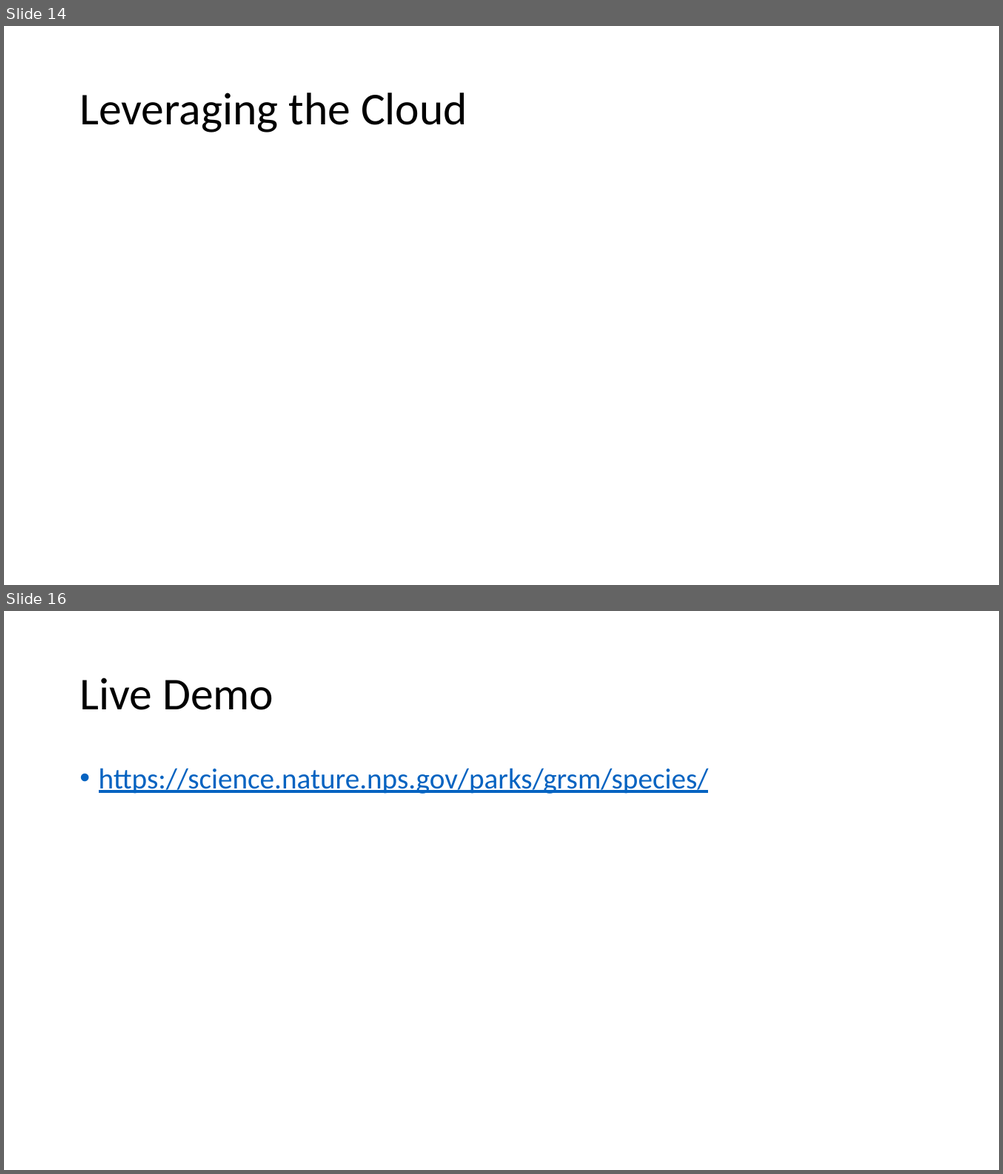
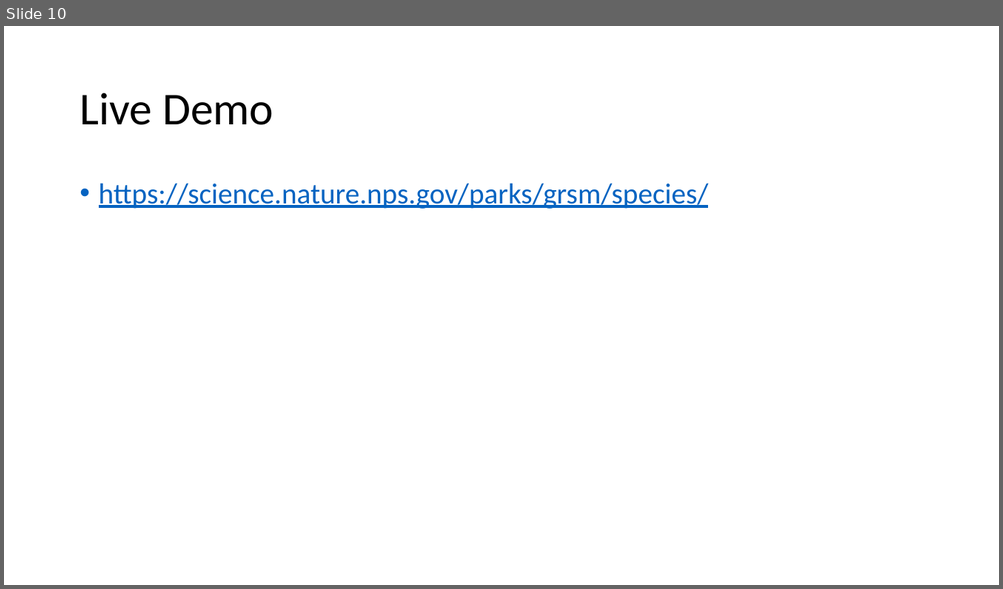
Before and after one commit to lonnieljyu/npmap-species, a slide deck: presentation/species_mapper_presentation.pptx. Shown one above the other, each under a label of ours: slides 14 and 16 before the commit, slide 10 after it; the slides between them are not shown. The pictures are 1003x1174 and 1003x589 pixels, drawn with LibreOffice and Linux fonts; fonts in the diff are those of the drawing. Boxes give left, top, right and bottom in pixels: in the first picture for what was removed or moved away, otherwise in the second. Text is boxed around its words. In the diff, an @@ line names an element or a change of style, - is before the commit and + after.

```diff
--- a/presentation/species_mapper_presentation.pptx
+++ b/presentation/species_mapper_presentation.pptx
@@ slide 14 removed at box(4, 26, 999, 585), background #FFFFFF @@
@@ title removed at box(79, 93, 467, 133) @@
-Leveraging the Cloud
@@ what was slide 16 is now slide 10 @@
```
Also in this commit, not shown: 5 slides changed, 4 slides added, 9 other slides removed, 1 other file.
